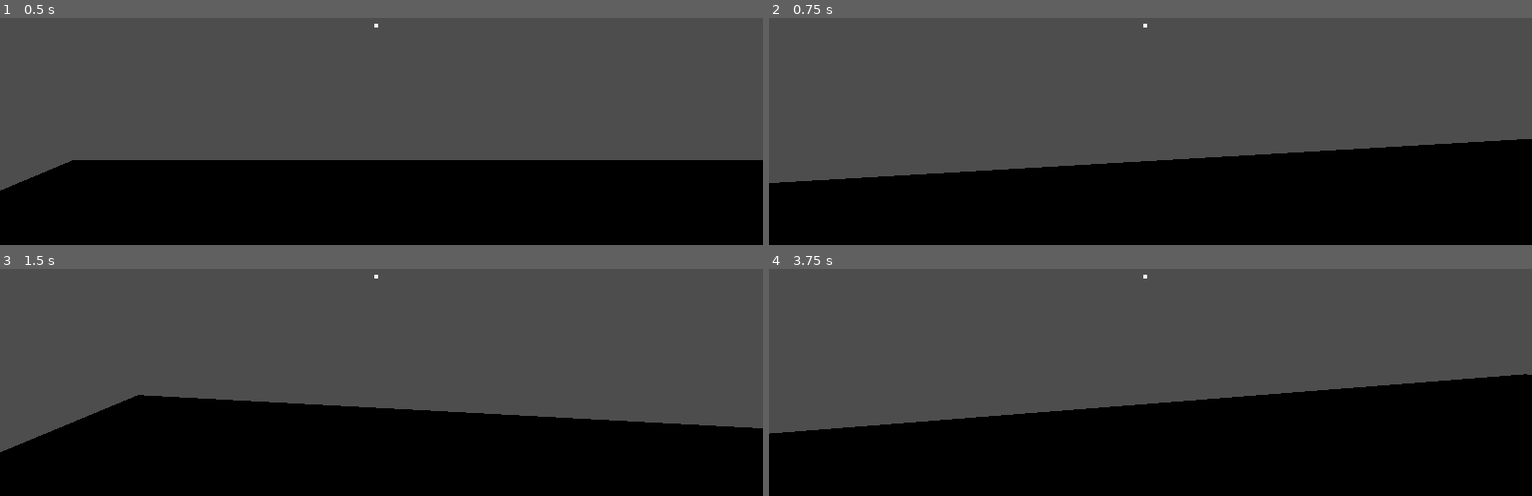
Above: before the commit, frames 1-4 (two rows, left to right).
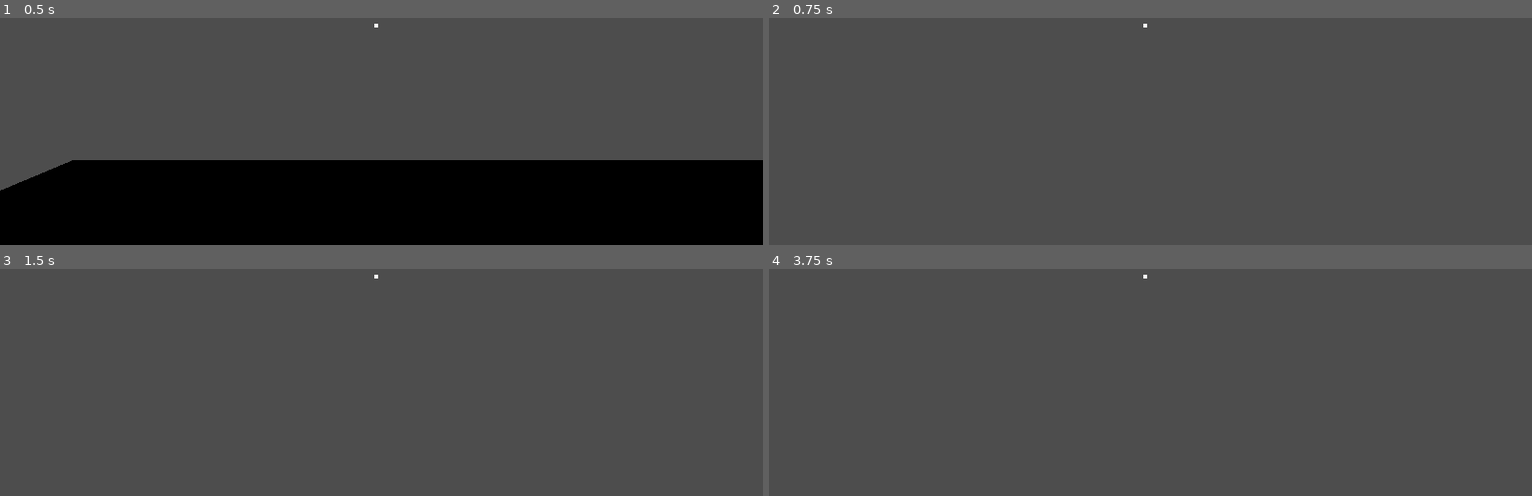
Above: after the commit, the same moments.

Repository: jakubaszcz/Still
Game: Godot game, scene res://scenes/game.tscn
The game is run twice, just before and just after one commit, with the same random seed, the same clock (stepped at 60 frames per second) and the same inputs.
Inputs (mouse positions are in pixels of both pictures, inside the frame that each line leads up to):
- Up to frame 1 (0.5 s): no input
- Up to frame 2 (0.75 s): tap Enter at 0.5 s; move the mouse to (1188, 29) at 0.52 s; hold W (move_forward) from 0.53 s (still down)
- Up to frame 3 (1.5 s): keep holding W (move_forward); tap Space at 1.25 s; move the mouse to (343, 282) at 1.27 s
- Up to frame 4 (3.75 s): keep holding W (move_forward); tap Enter at 2, 3.5 s; move the mouse to (1165, 273) at 2.02 s; tap Space at 2.75 s; move the mouse to (1142, 289) at 2.77 s; move the mouse to (1203, 287) at 3.52 s

Frame 1 is identical in both runs. In frame 2, 37% of the frame differs, in the area x 0-100%, y 53-100%; in frame 3, 36%; in frame 4, 41%, in the area x 0-100%, y 46-100%.
Error before the commit: Invalid access to property or key 'noise_detected' on a base object of type 'Nil'. (res://scripts/player.gd:33)

Commit message:
feat: add area detection
This detection is to see if the player is near the player

Diff:
--- a/nodes/player.tscn
+++ b/nodes/player.tscn
@@ -4,6 +4,9 @@
 [ext_resource type="PackedScene" uid="uid://bp1dm7dhirfys" path="res://nodes/player_interface.tscn" id="2_bms3g"]
 
 [sub_resource type="CylinderShape3D" id="CylinderShape3D_1"]
+
+[sub_resource type="SphereShape3D" id="SphereShape3D_bms3g"]
+radius = 5.029988
 
 [node name="Player" type="CharacterBody3D" unique_id=1420670030]
 script = ExtResource("1_u63mc")
@@ -13,6 +16,14 @@
 [node name="CollisionShape3D" type="CollisionShape3D" parent="." unique_id=345722308]
 shape = SubResource("CylinderShape3D_1")
 
+[node name="PlayerInterface" parent="." unique_id=775567438 instance=ExtResource("2_bms3g")]
+
 [node name="Camera3D" type="Camera3D" parent="." unique_id=1813214702]
 
-[node name="PlayerInterface" parent="." unique_id=775567438 instance=ExtResource("2_bms3g")]
+[node name="Area3D" type="Area3D" parent="." unique_id=1248840563]
+
+[node name="CollisionShape3D" type="CollisionShape3D" parent="Area3D" unique_id=1864684799]
+shape = SubResource("SphereShape3D_bms3g")
+
+[connection signal="body_entered" from="Area3D" to="." method="_on_area_3d_body_entered"]
+[connection signal="body_exited" from="Area3D" to="." method="_on_area_3d_body_exited"]
--- a/project.godot
+++ b/project.godot
@@ -14,10 +14,6 @@
 run/main_scene="uid://c5ejdayrwpirr"
 config/features=PackedStringArray("4.6", "Forward Plus")
 config/icon="res://icon.svg"
-
-[autoload]
-
-NoiseManager="*uid://urqjhqto84n5"
 
 [input]
 
--- a/scripts/player.gd
+++ b/scripts/player.gd
@@ -10,6 +10,7 @@
 
 func _ready():
 	Input.set_mouse_mode(Input.MOUSE_MODE_CAPTURED)
+
 
 func _input(event):
 	if event is InputEventMouseMotion and Input.get_mouse_mode() == Input.MOUSE_MODE_CAPTURED:
@@ -28,8 +29,13 @@
 	velocity.x = movement_dir.x * speed
 	velocity.z = movement_dir.z * speed
 
-	if input:
-		var event: NoiseEvent = NoiseEvent.new(position, 0.1, NoiseEvent.NoiseType.FOOTSTEP)
-		NoiseManager.noise_detected.emit(event)
+	move_and_slide()
 
-	move_and_slide()
+func _on_area_3d_body_entered(body: Node3D) -> void:
+	if body.is_in_group("monster"):
+		print("Warning ! The monster has entered the zone.")
+
+
+func _on_area_3d_body_exited(body: Node3D) -> void:
+	if body.is_in_group("monster"):
+		print("The monster has left the zone.")
